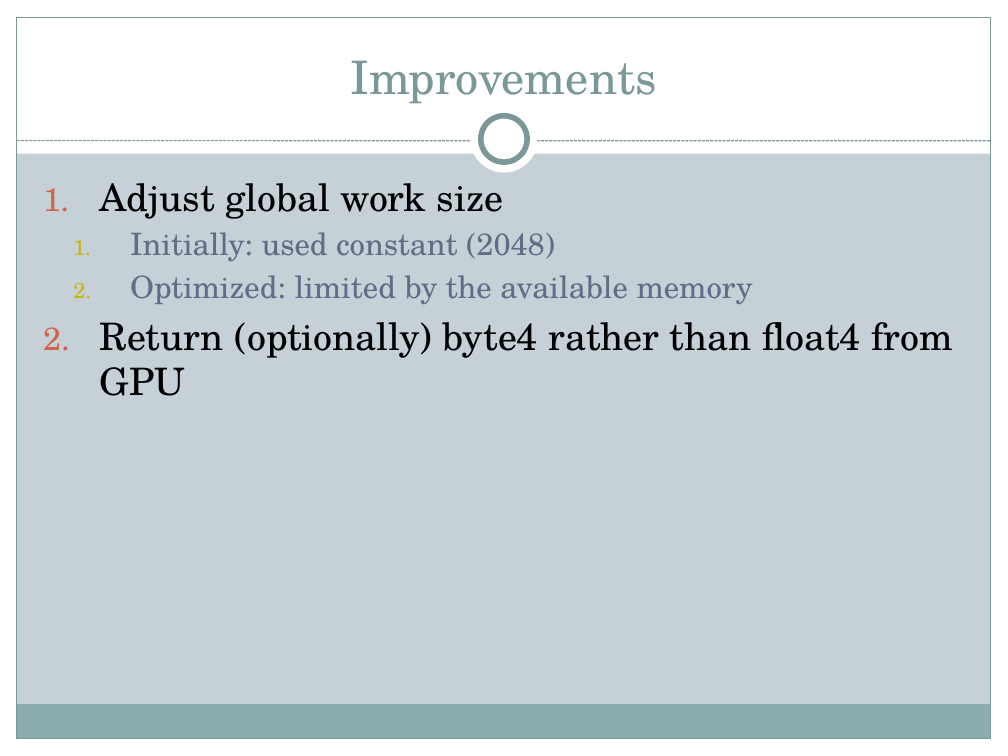
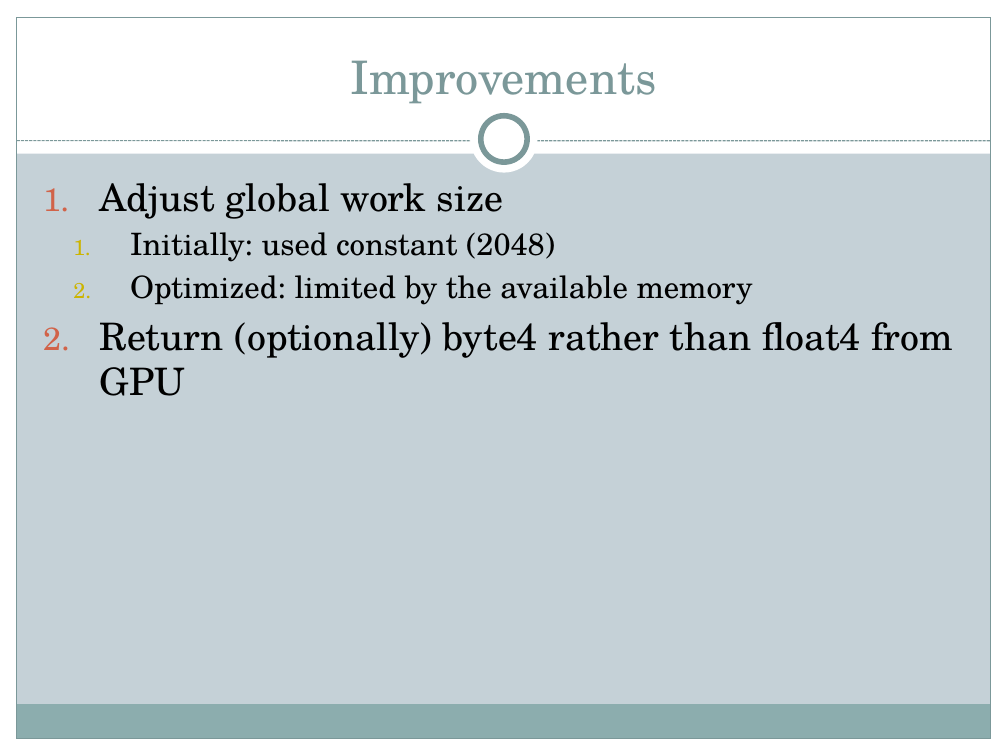
Before and after one commit to freethenation/OpenCLNoise, a slide deck: slide 9 of docs/Presentation.pptx (slide 10 before the commit). Drawn at 1008x756 pixels with LibreOffice and Linux fonts; fonts in the diff are those of the drawing. Boxes give left, top, right and bottom in pixels: in the first picture for what was removed or moved away, otherwise in the second. Text is boxed around its words. In the diff, an @@ line names an element or a change of style, - is before the commit and + after.

```diff
--- a/docs/Presentation.pptx
+++ b/docs/Presentation.pptx
@@ text at (130,232,753,305): text colour #646B86 to #000000 in "Initially: used constant (2048)", "Optimized: limited by the available memory" @@
```
Also in this commit, not shown: 3 other slides changed.
